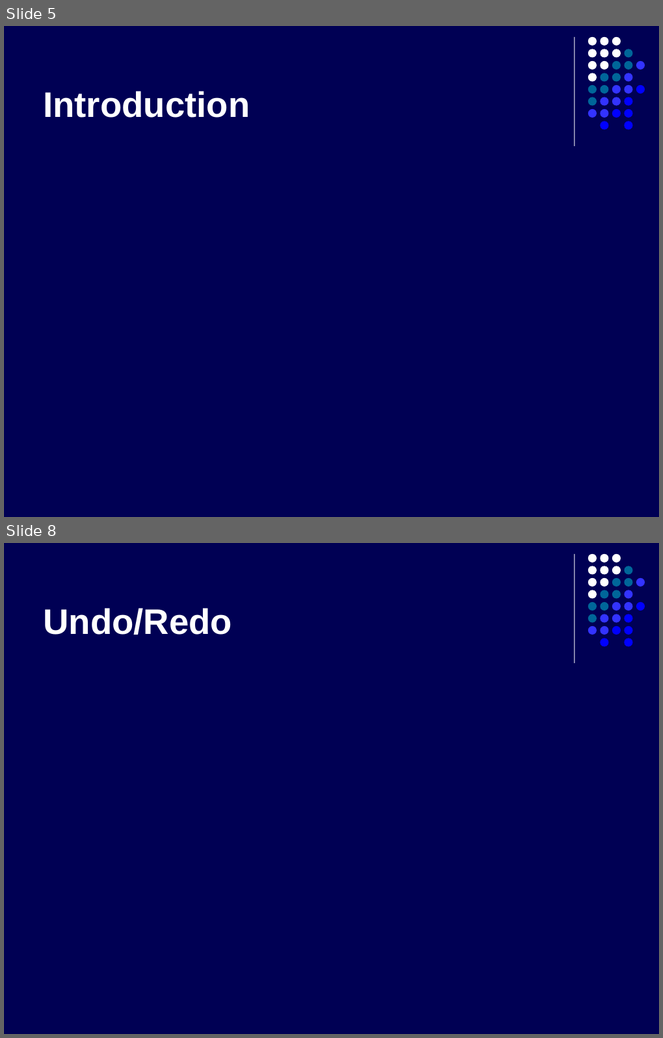
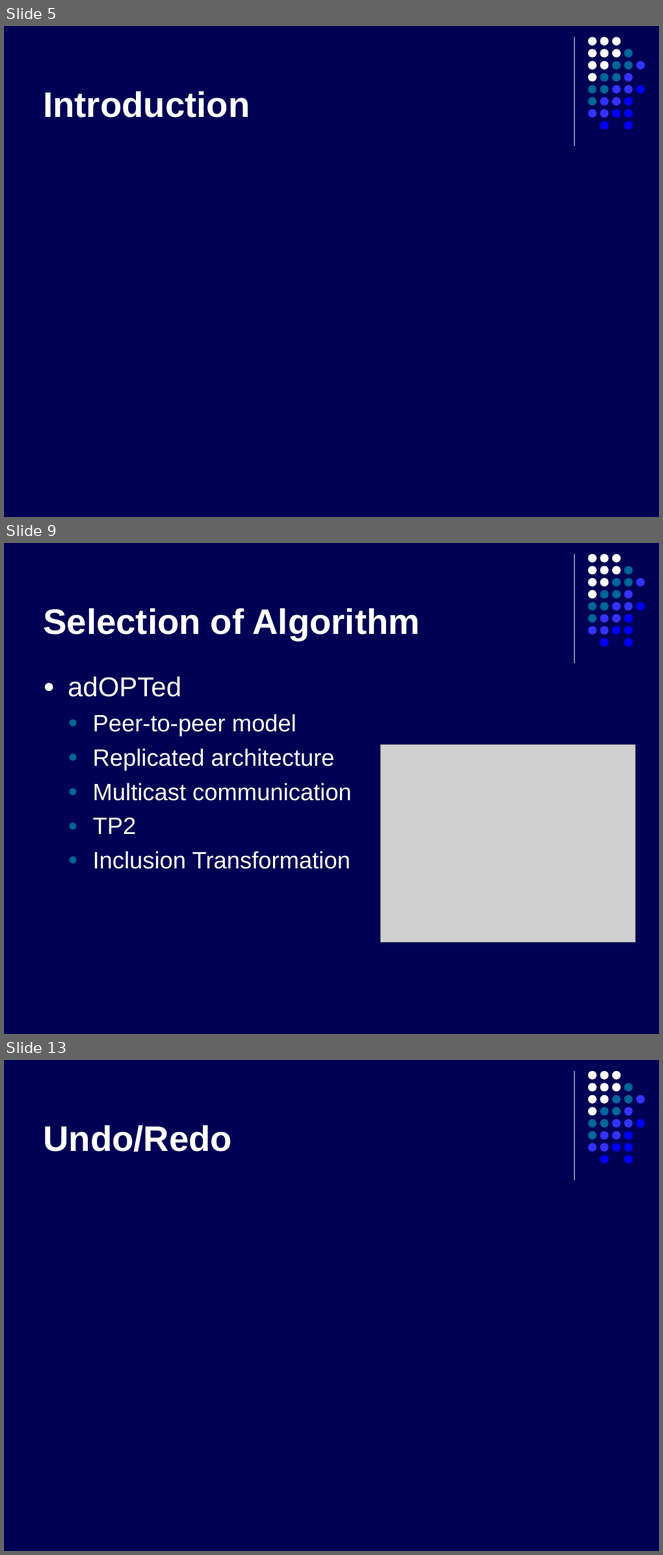
Before and after one commit to kyanha/ace, a slide deck: ace/trunk/doc/presentation/presentation.ppt. Shown one above the other, each under a label of ours: slides 5 and 8 before the commit, slides 5, 9 and 13 after it; the slides between them are not shown. The pictures are 663x1038 and 663x1555 pixels, drawn with LibreOffice and Linux fonts; fonts in the diff are those of the drawing; grey boxes stand for pictures. Boxes give left, top, right and bottom in pixels: in the first picture for what was removed or moved away, otherwise in the second. Text is boxed around its words. In the diff, an @@ line names an element or a change of style, - is before the commit and + after.

```diff
--- a/ace/trunk/doc/presentation/presentation.ppt
+++ b/ace/trunk/doc/presentation/presentation.ppt
@@ slide 9 added at (4, 543, 659, 1034), background #000054; not listed: 32 template elements that a slide beside it also shows @@
@@ title added at (43, 608, 421, 641), 39 pt, text #FFFFFF, bold @@
+Selection of Algorithm
@@ text added at (68, 676, 352, 869), 26 pt, text #FFFFFF @@
+● adOPTed
+  ● Peer-to-peer model
+  ● Replicated architecture
+  ● Multicast communication
+  ● TP2
+  ● Inclusion Transformation
@@ picture added at (381, 745, 636, 942) @@
@@ what was slide 8 is now slide 13 @@
```
Also in this commit, not shown: 1 slide changed, 5 other slides added, 1 slide removed.
